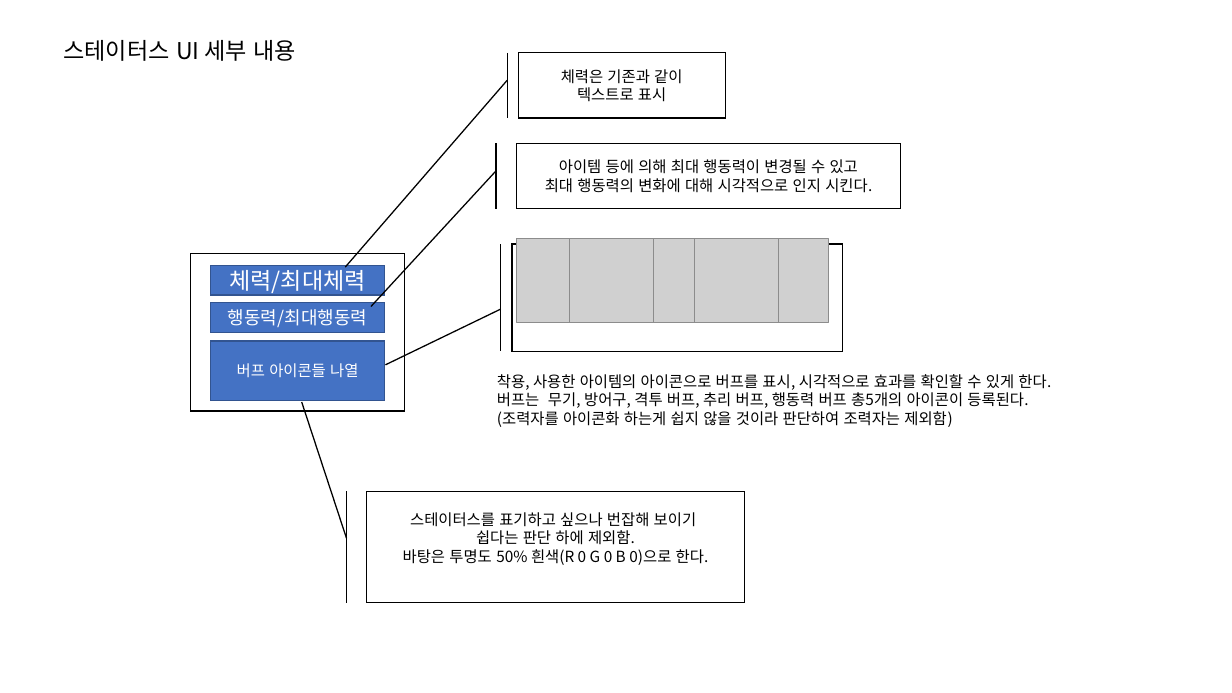
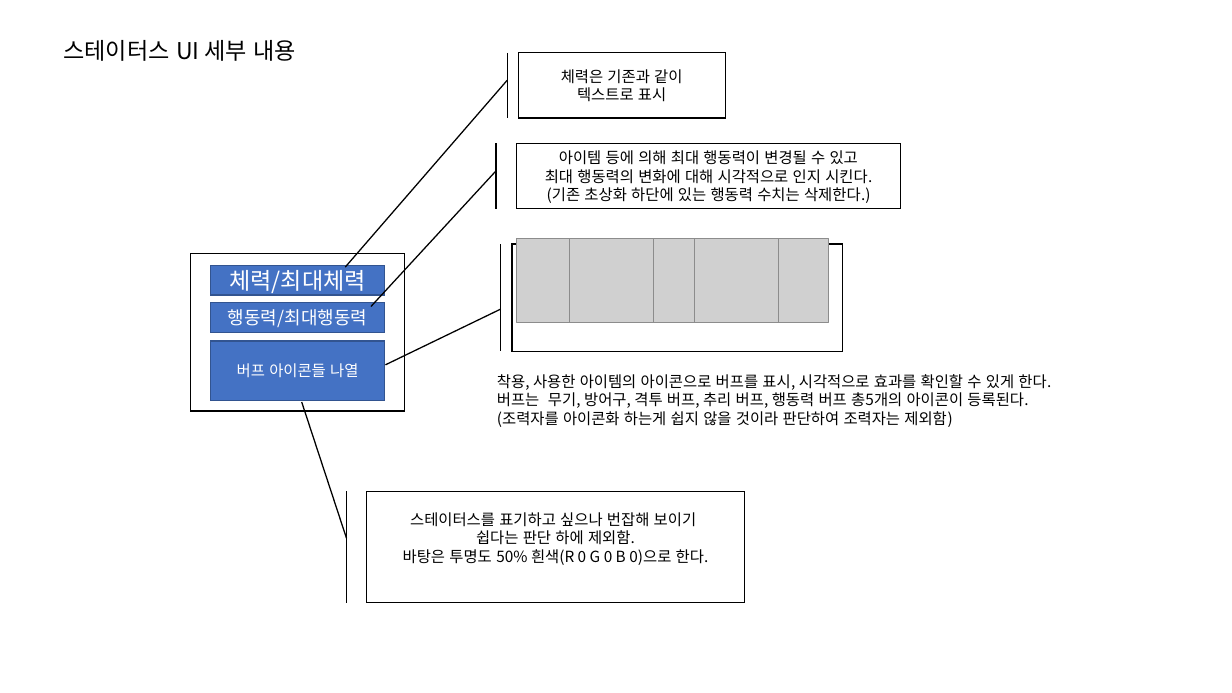
Before and after one commit to Velosis/RevoltDay, a slide deck: slide 2 of 기획서/UI관련/스테이터스 UI 구도 및 설명.pptx. Drawn at 1232x693 pixels with LibreOffice and Linux fonts; fonts in the diff are those of the drawing; grey boxes stand for pictures. Boxes give left, top, right and bottom in pixels: in the first picture for what was removed or moved away, otherwise in the second. Text is boxed around its words. In the diff, an @@ line names an element or a change of style, - is before the commit and + after.

```diff
--- a/기획서/UI관련/스테이터스 UI 구도 및 설명.pptx
+++ b/기획서/UI관련/스테이터스 UI 구도 및 설명.pptx
@@ text in accent border callout at (x1=547, y1=187, x2=871, y2=203): paragraph added @@
+(기존 초상화 하단에 있는 행동력 수치는 삭제한다.)
```
Also in this commit, not shown: 1 other slide changed.
